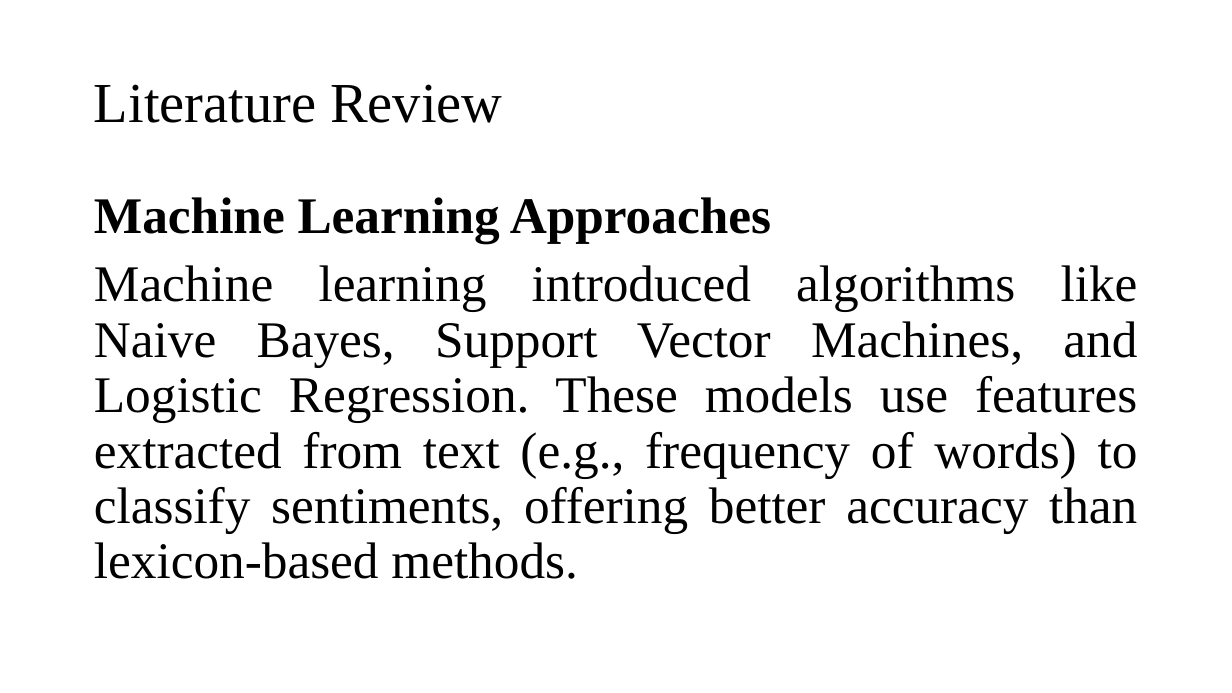
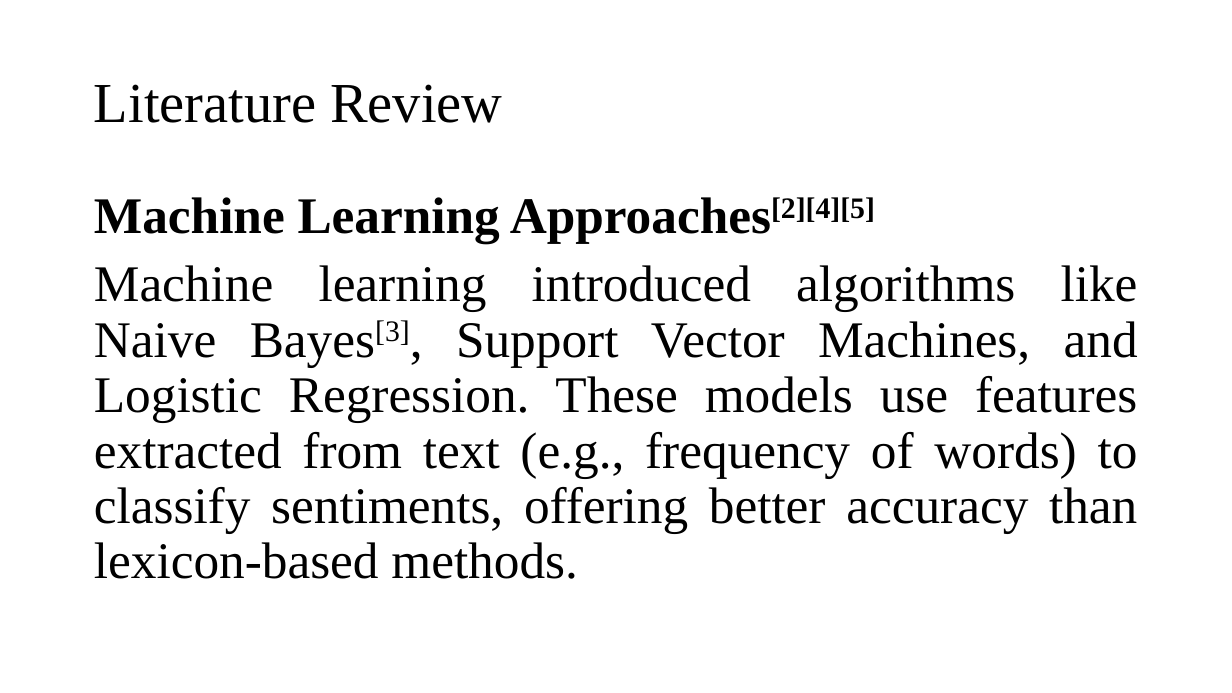
Before and after one commit to DevoGHub/sentiment_analysis, a slide deck: slide 5 of 24MSP3075_Review_PPT.pptx. Drawn at 1232x693 pixels with LibreOffice and Linux fonts; fonts in the diff are those of the drawing. Boxes give left, top, right and bottom in pixels: in the first picture for what was removed or moved away, otherwise in the second. Text is boxed around its words. In the diff, an @@ line names an element or a change of style, - is before the commit and + after.

```diff
--- a/24MSP3075_Review_PPT.pptx
+++ b/24MSP3075_Review_PPT.pptx
@@ text at <box>94,197,1138,579</box>: text changed @@
-Machine Learning Approaches
-Machine learning introduced algorithms like Naive Bayes, Support Vector Machines, and Logistic Regression. These models use features extracted from text (e.g., frequency of words) to classify sentiments, offering better accuracy than lexicon-based methods.
+Machine Learning Approaches[2][4][5]
+Machine learning introduced algorithms like Naive Bayes[3], Support Vector Machines, and Logistic Regression. These models use features extracted from text (e.g., frequency of words) to classify sentiments, offering better accuracy than lexicon-based methods.
```
Also in this commit, not shown: 2 other slides changed, 3 other files.
